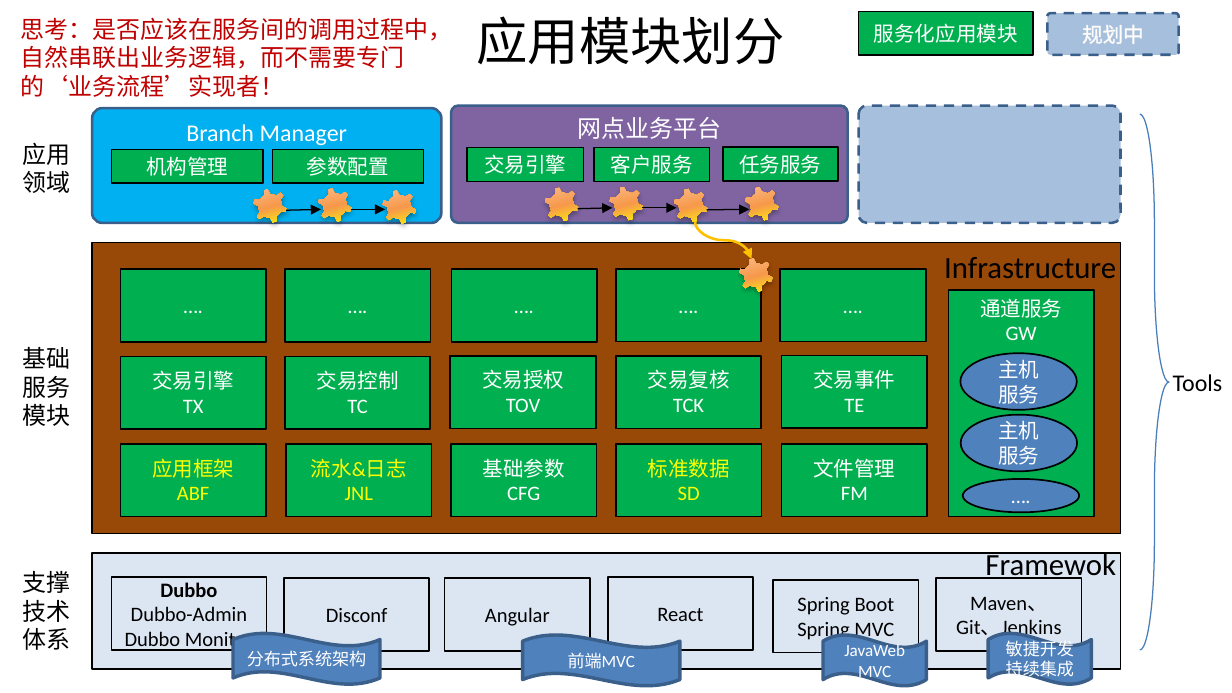
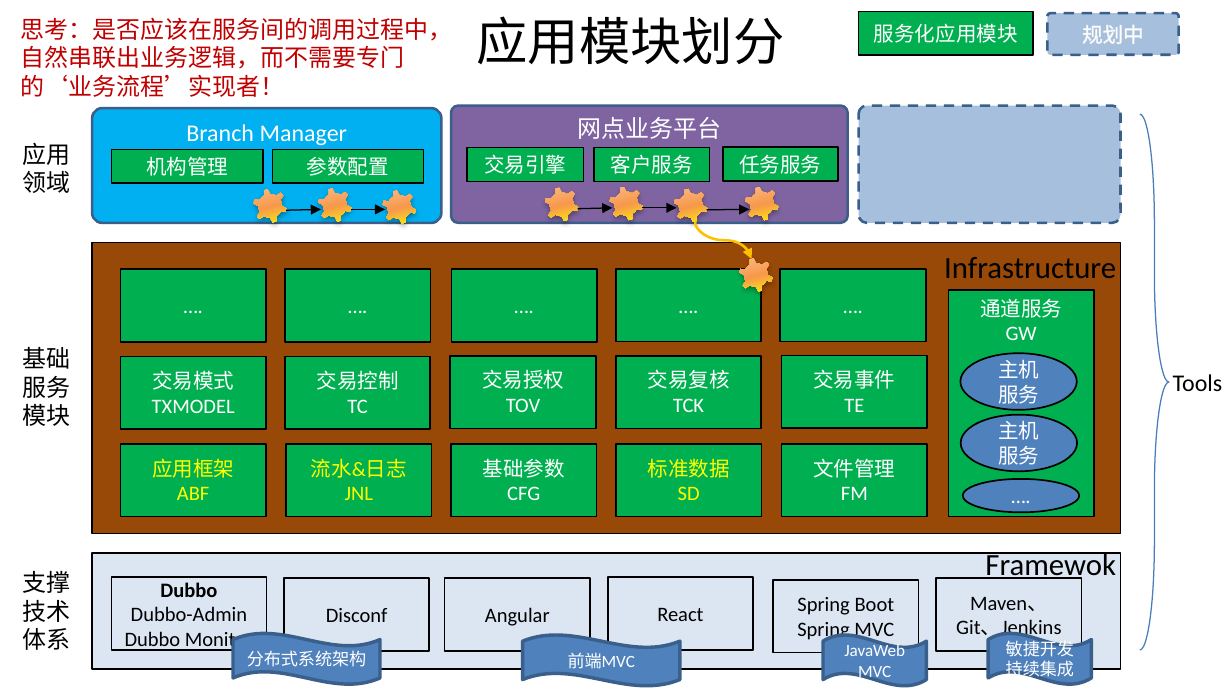
Before and after one commit to shiyunlai/tistools, a slide deck: slide 4 of readme/TIStools.pptx. Drawn at 1232x693 pixels with LibreOffice and Linux fonts; fonts in the diff are those of the drawing. Boxes give left, top, right and bottom in pixels: in the first picture for what was removed or moved away, otherwise in the second. Text is boxed around its words. In the diff, an @@ line names an element or a change of style, - is before the commit and + after.

```diff
--- a/readme/TIStools.pptx
+++ b/readme/TIStools.pptx
@@ text in rectangle at [152, 370, 235, 413]: text changed @@
-交易引擎
-TX
+交易模式
+TXMODEL
```
Also in this commit, not shown: 3 other slides changed.
